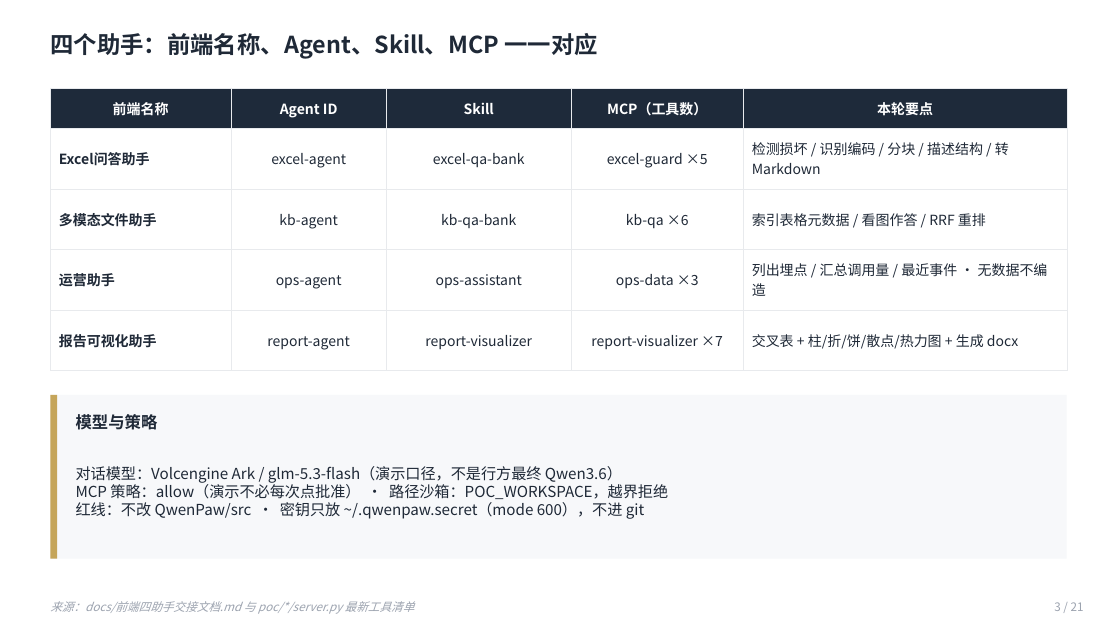
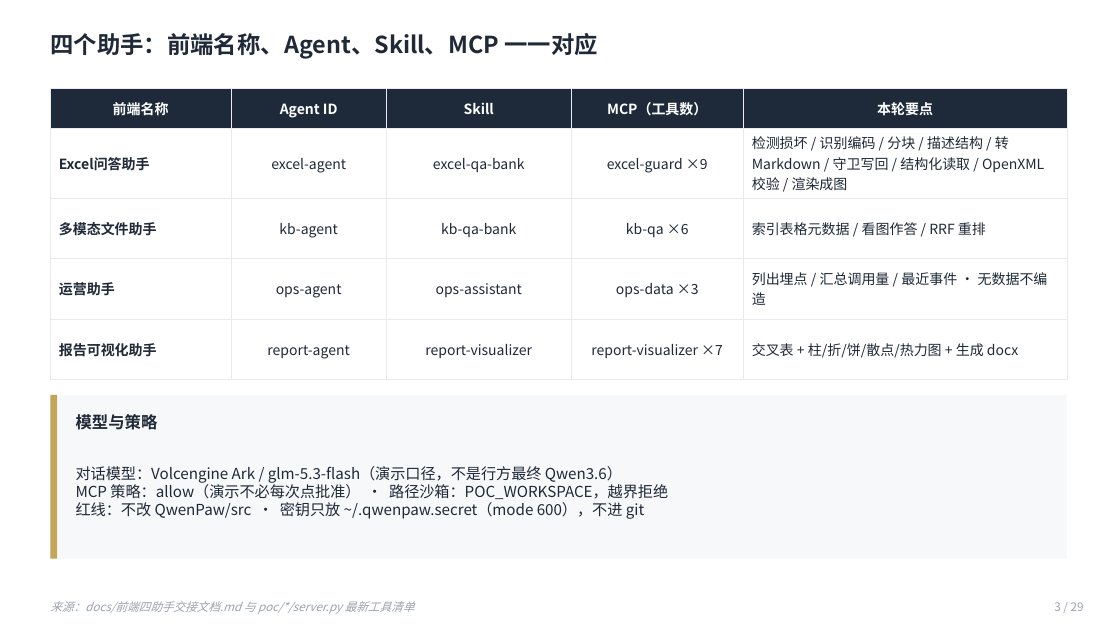
Before and after one commit to LiNan1984/shunde-poc, a slide deck: slide 3 of docs/演示材料/顺德POC四助手架构.pptx. Drawn at 1120x630 pixels with LibreOffice and Linux fonts; fonts in the diff are those of the drawing. Boxes give left, top, right and bottom in pixels: in the first picture for what was removed or moved away, otherwise in the second. Text is boxed around its words. In the diff, an @@ line names an element or a change of style, - is before the commit and + after.

```diff
--- a/docs/演示材料/顺德POC四助手架构.pptx
+++ b/docs/演示材料/顺德POC四助手架构.pptx
@@ table at [50,88,1067,363] @@
-row 2, column 4: excel-guard ×5
+row 2, column 4: excel-guard ×9
-row 2, column 5: 检测损坏 / 识别编码 / 分块 / 描述结构 / 转 Markdown
+row 2, column 5: 检测损坏 / 识别编码 / 分块 / 描述结构 / 转 Markdown / 守卫写回 / 结构化读取 / OpenXML 校验 / 渲染成图
@@ text at [1054,602,1084,611]: text changed @@
-3 / 21
+3 / 29
```
Also in this commit, not shown: 19 other slides changed, 9 slides added, 1 slide removed, 20 other files.
